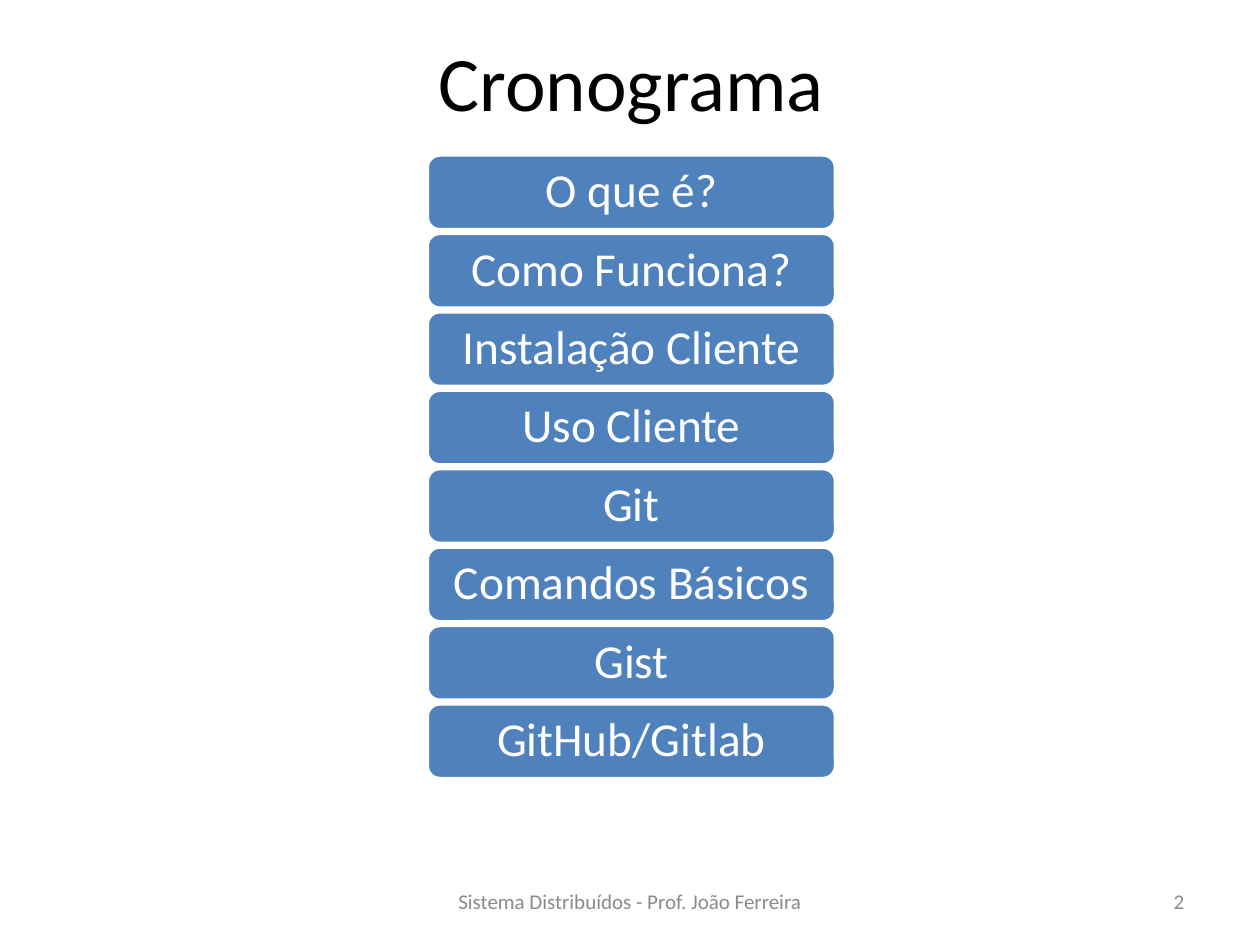
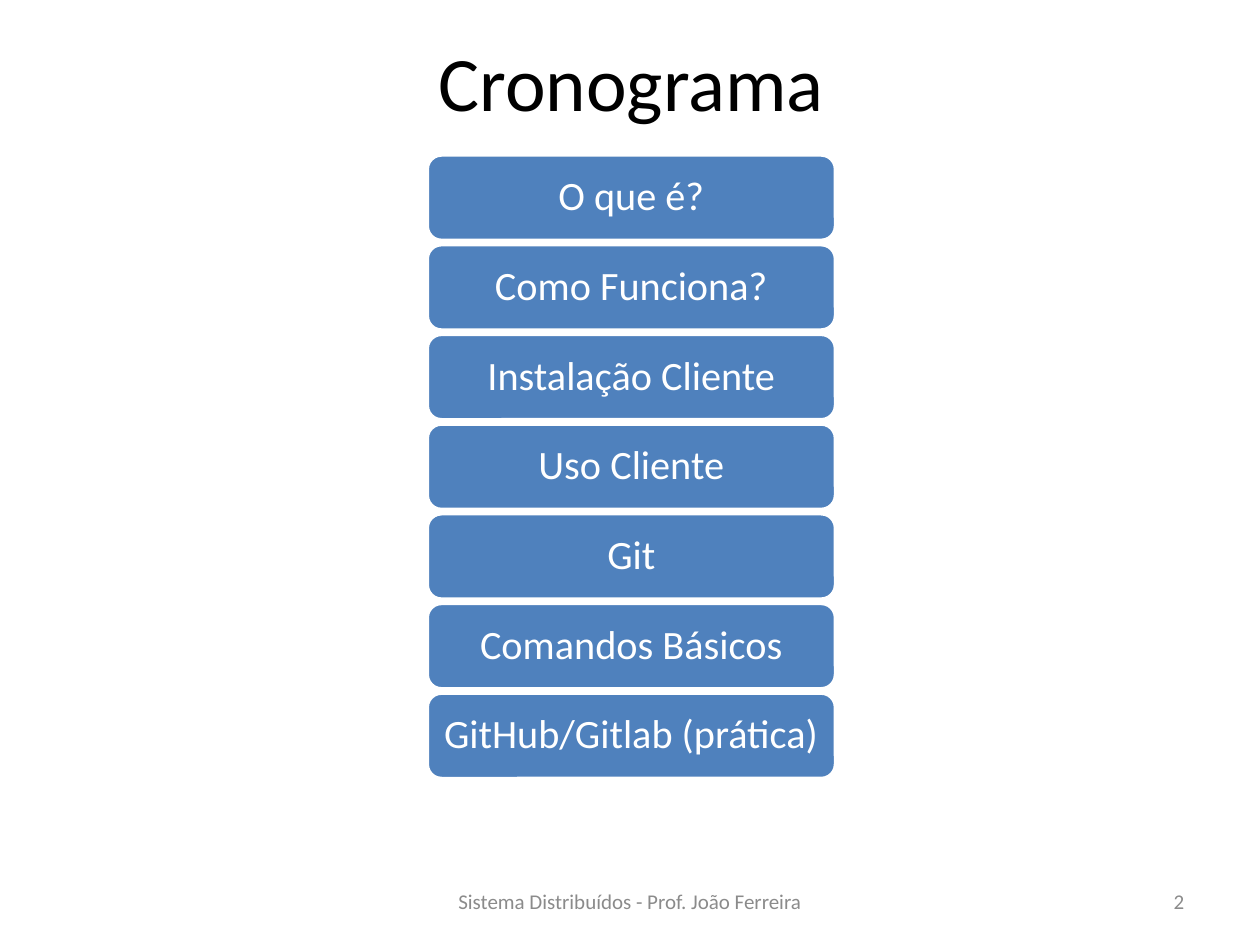
Before and after one commit to FernandoBCAraujo/Apresentacao-Git-e-GitHub, a slide deck: slide 2 of Apresentação Git e GitHub.pptx. Drawn at 1260x945 pixels with LibreOffice and Linux fonts; fonts in the diff are those of the drawing. Boxes give left, top, right and bottom in pixels: in the first picture for what was removed or moved away, otherwise in the second. Text is boxed around its words. In the diff, an @@ line names an element or a change of style, - is before the commit and + after.

Commit message:
Retirando Gist

```diff
--- a/Apresentação Git e GitHub.pptx
+++ b/Apresentação Git e GitHub.pptx
@@ rounded rectangle: place and size @@
-rounded rectangle at [427,155,835,229]
+rounded rectangle at [427,155,835,241]
@@ rounded rectangle: place and size @@
-rounded rectangle at [427,233,835,307]
+rounded rectangle at [427,244,835,330]
@@ text "Como Funciona?": place and size @@
-text "Como Funciona?" at [471,253,791,287]
+text "Como Funciona?" at [495,272,767,301]
@@ rounded rectangle: place and size @@
-rounded rectangle at [427,311,835,386]
+rounded rectangle at [427,334,835,420]
@@ text "Instalação Cliente": place and size @@
-text "Instalação Cliente" at [463,331,801,372]
+text "Instalação Cliente" at [487,362,775,397]
@@ rounded rectangle removed at [427,391,835,465] @@
@@ rounded rectangle: place and size @@
-rounded rectangle at [427,469,835,543]
+rounded rectangle at [427,425,835,510]
@@ text "Uso Cliente": place and size @@
-text "Uso Cliente" at [522,409,741,443]
+text "Uso Cliente" at [538,451,724,480]
@@ rounded rectangle: place and size @@
-rounded rectangle at [427,547,835,621]
+rounded rectangle at [427,514,835,600]
@@ text "Git": place and size @@
-text "Git" at [603,488,659,522]
+text "Git" at [607,541,655,570]
@@ rounded rectangle: place and size @@
-rounded rectangle at [427,625,835,699]
+rounded rectangle at [427,604,835,689]
@@ size 27 to 23 pt; less space between paragraphs in 6 elements at [558,182,704,217], [495,272,767,301], [487,362,775,397], [538,451,724,480], [607,541,655,570], [480,631,782,660] @@
@@ text "Comandos Básicos": place and size @@
-text "Comandos Básicos" at [454,566,809,600]
+text "Comandos Básicos" at [480,631,782,660]
@@ text removed at [594,645,668,679] @@
-Gist
@@ rounded rectangle: place and size @@
-rounded rectangle at [427,704,835,779]
+rounded rectangle at [427,693,835,779]
@@ text at [444,719,818,755]: text changed; size 27 to 23 pt @@
-GitHub/Gitlab
+GitHub/Gitlab (prática)
```
Also in this commit, not shown: 2 slides removed.
